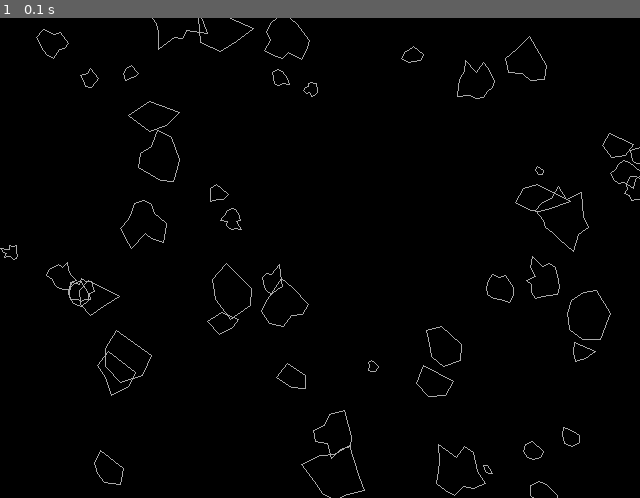
Above: before the commit, frame 1.
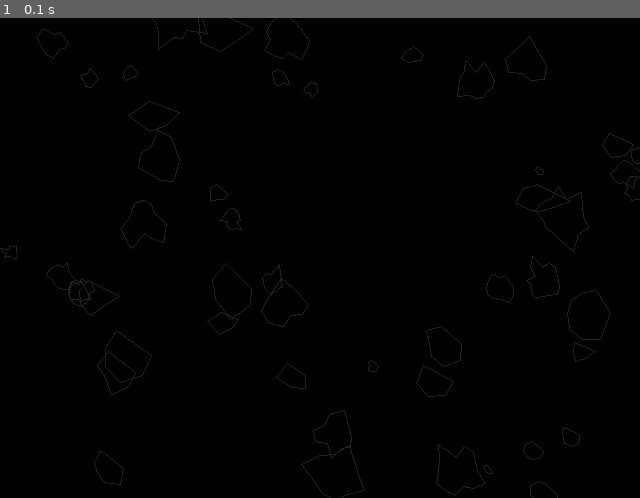
Above: after the commit, the same moment.

Repository: ilvrak/asteroid-blaster
Game: pygame game, started from test_asteroids_oop.py
Two runs of this game, one before a commit and one after it. Both use one fixed random seed, a clock stepped at 60 frames per second and the inputs below.
Inputs:
- Up to frame 1 (0.1 s): no input

The runs differ from the first frame. In frame 1, 1.4% of the frame differs, in the area x 0-100%, y 0-100%.

Commit message:
added mask

Diff:
--- a/test_asteroids_oop.py
+++ b/test_asteroids_oop.py
@@ -12,6 +12,7 @@
         self.maxr = maxr
         self.num_points = num_points
         self.points = self.generate_polygon()
+        self.mask = self.generate_mask()
 
     def generate_polygon(self):
         def linspace(start, stop, num_steps):
@@ -29,11 +30,18 @@
             points.append([x, y])
         return points
 
+    def generate_mask(self):
+        mask_surface = pg.Surface((self.maxr*2, self.maxr*2), pg.SRCALPHA)
+        pg.draw.polygon(mask_surface, (255, 255, 255), self.points)
+        mask_surface.fill((255, 255, 255))
+        mask_surface.set_colorkey((255, 255, 255))
+        return pg.mask.from_surface(mask_surface)
+
     def update(self):
         pass
 
     def draw(self):
-        pg.draw.polygon(self.space.game.screen, 'darkgray', self.points, 1)
+        pg.draw.polygon(self.space.game.screen, (35, 35, 35), self.points, 1)
 
 
 class Space:
